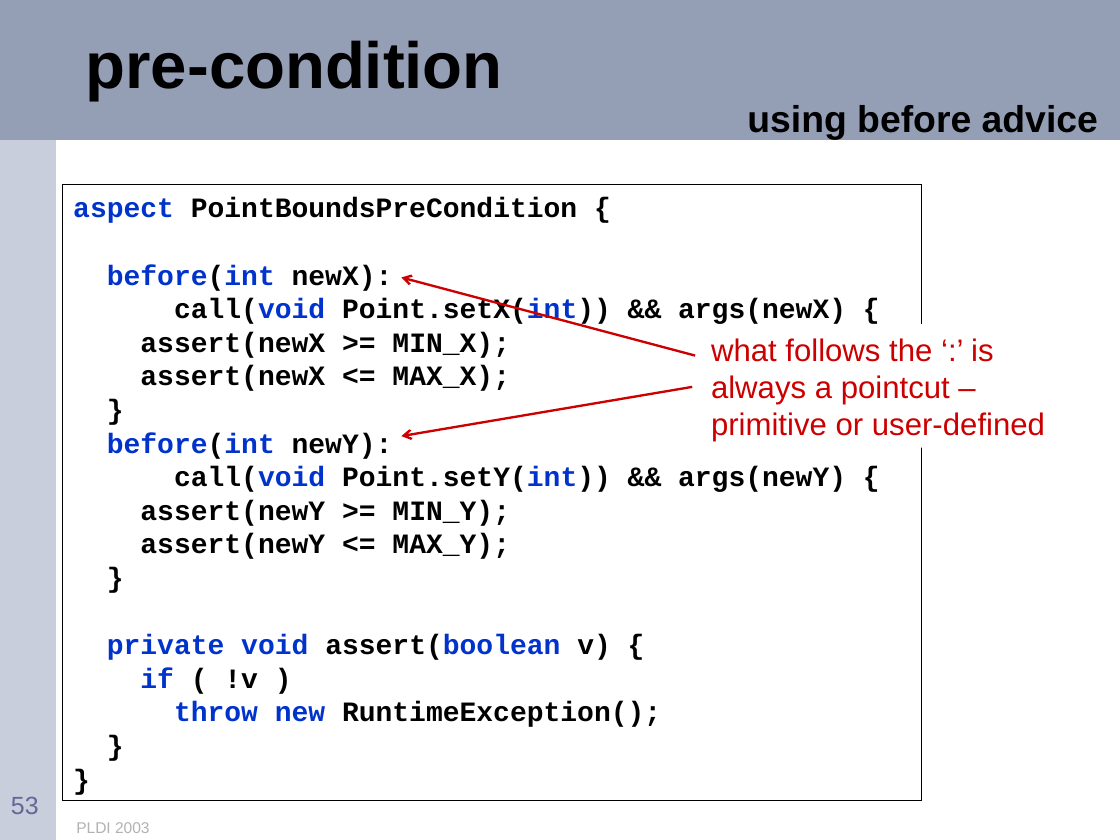
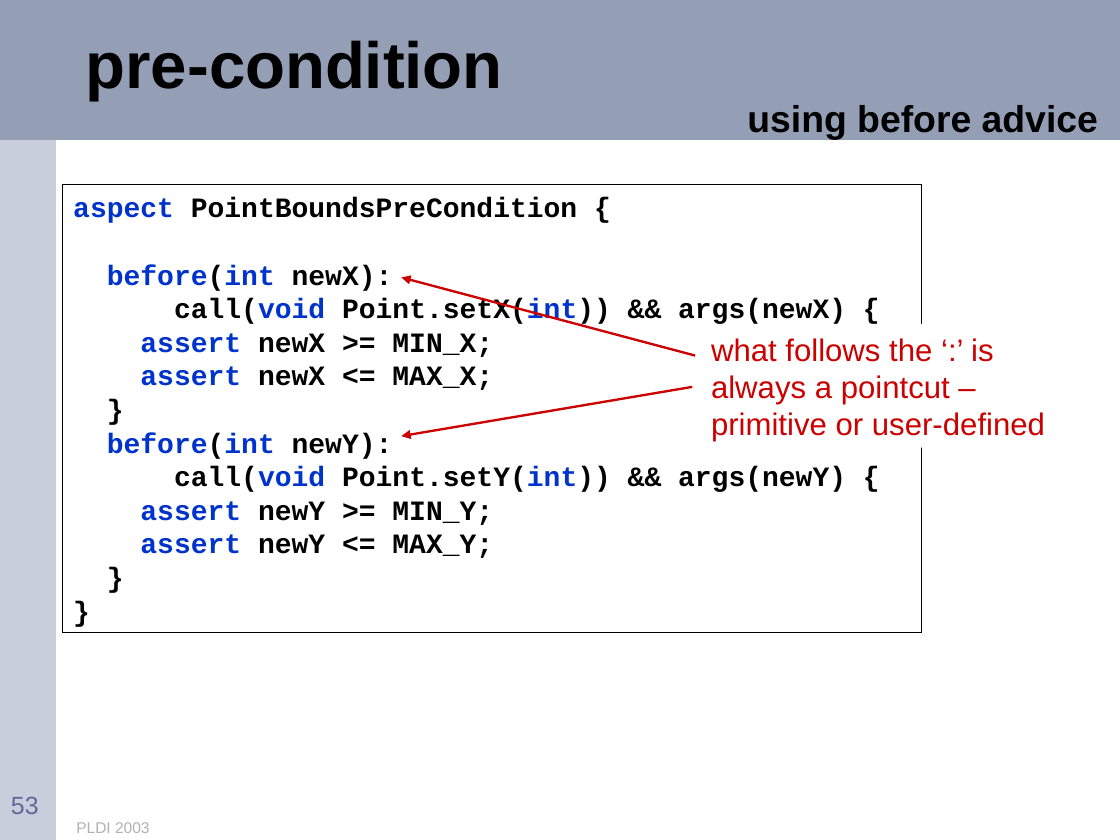
Before and after one commit to eclipse-aspectj/aspectj, a slide deck: slide 53 of docs/teaching/tutorial.ppt. Drawn at 1120x840 pixels with LibreOffice and Linux fonts; fonts in the diff are those of the drawing. Boxes give left, top, right and bottom in pixels: in the first picture for what was removed or moved away, otherwise in the second. Text is boxed around its words. In the diff, an @@ line names an element or a change of style, - is before the commit and + after.

```diff
--- a/docs/teaching/tutorial.ppt
+++ b/docs/teaching/tutorial.ppt
@@ rectangle "aspect PointBoundsPreCondition {": place and size @@
-rectangle "aspect PointBoundsPreCondition {" at [63,184,922,800]
+rectangle "aspect PointBoundsPreCondition {" at [63,184,922,632]
@@ text in rectangle at [140,333,493,390]: text changed @@
-assert(newX >= MIN_X);
-assert(newX <= MAX_X);
+assert newX >= MIN_X;
+assert newX <= MAX_X;
@@ text in rectangle at [140,501,493,558]: text changed @@
-assert(newY >= MIN_Y);
-assert(newY <= MAX_Y);
-}
-private void assert(boolean v) {
-if ( !v )
-throw new RuntimeException();
+assert newY >= MIN_Y;
+assert newY <= MAX_Y;
```
Also in this commit, not shown: 13 other slides changed, 2 slides added, 12 slides removed.
